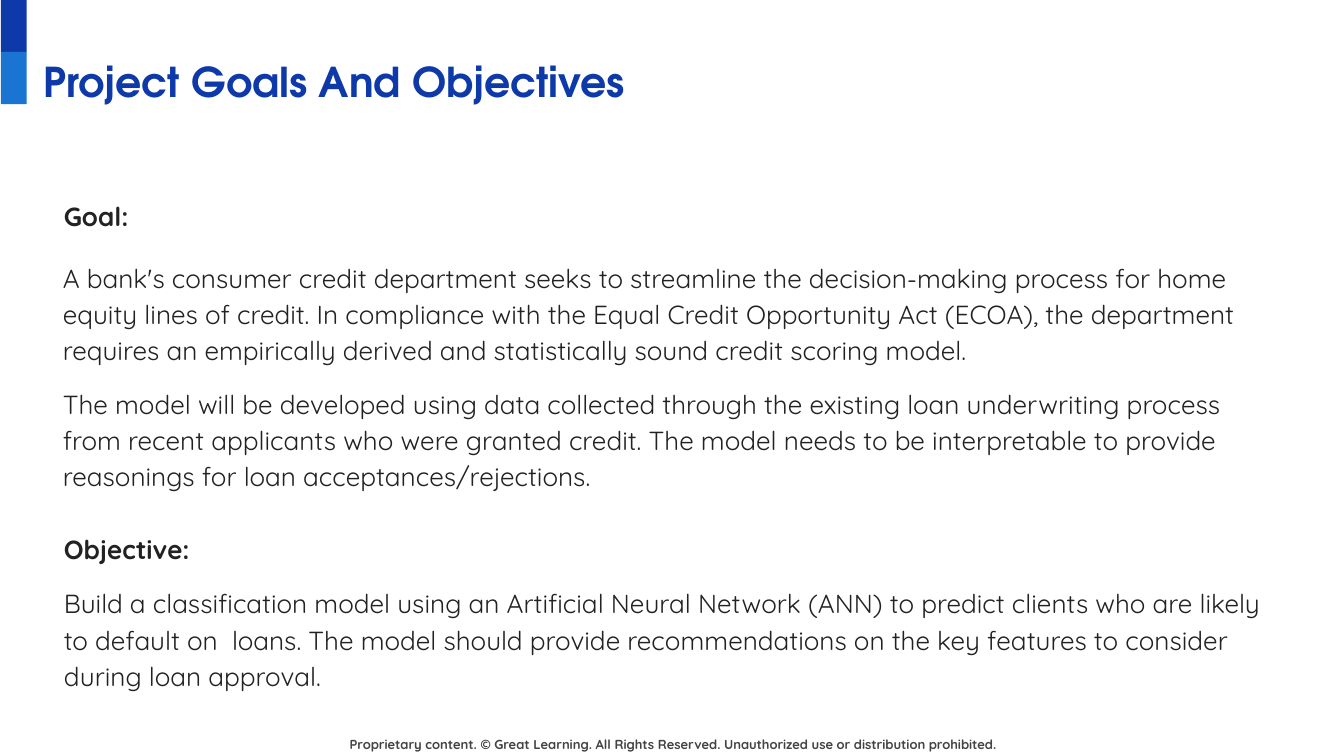
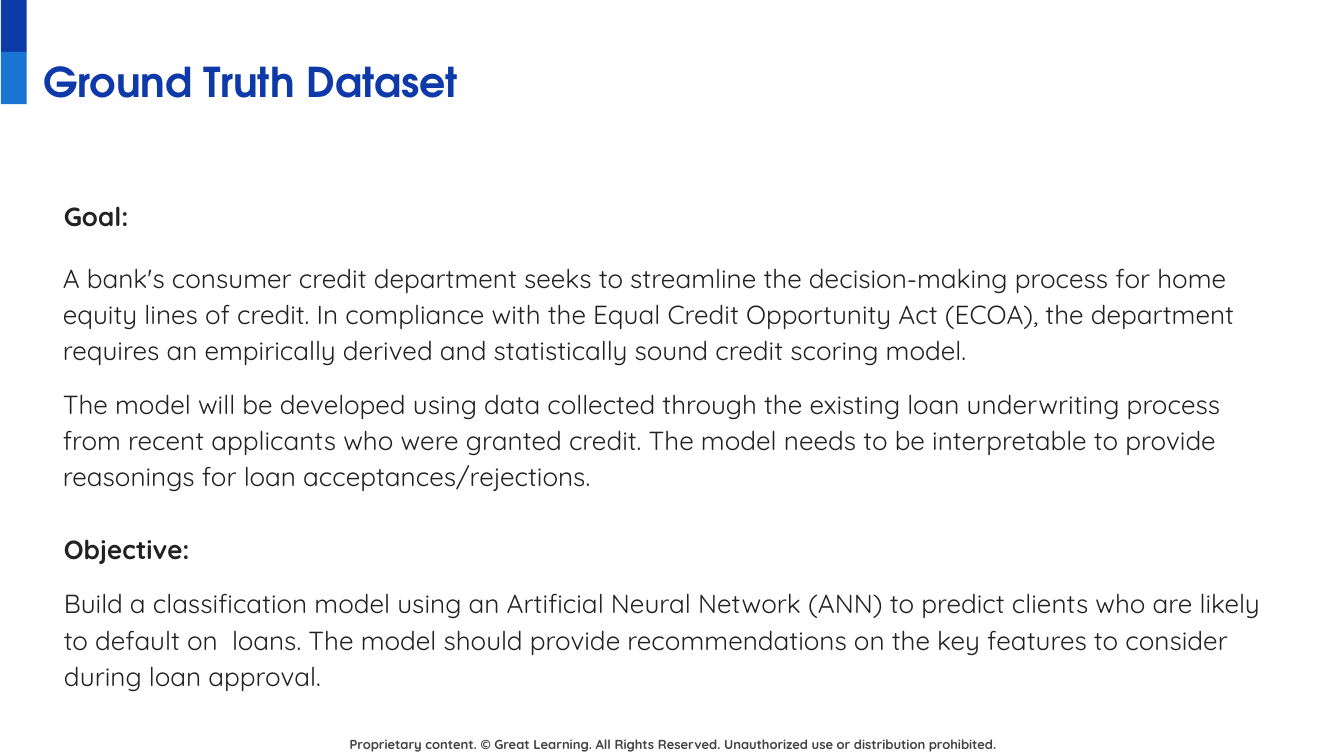
Before and after one commit to juanbucz/GreatLearning-TermProjects, a slide deck: slide 11 of GenAI-Powered Food Delivery Sentiment Analysis/Project Presentation - Business Applications of GenAI - John Buczkowski.pptx (slide 3 before the commit). Drawn at 1344x756 pixels with LibreOffice and Linux fonts; fonts in the diff are those of the drawing; background and template pictures are left out. Boxes give left, top, right and bottom in pixels: in the first picture for what was removed or moved away, otherwise in the second. Text is boxed around its words. In the diff, an @@ line names an element or a change of style, - is before the commit and + after.

```diff
--- a/GenAI-Powered Food Delivery Sentiment Analysis/Project Presentation - Business Applications of GenAI - John Buczkowski.pptx
+++ b/GenAI-Powered Food Delivery Sentiment Analysis/Project Presentation - Business Applications of GenAI - John Buczkowski.pptx
@@ title at (x1=43, y1=66, x2=458, y2=98): text changed @@
-Project Goals And Objectives
+Ground Truth Dataset
```
Also in this commit, not shown: 7 slides added, 2 slides removed, 1 other file.
